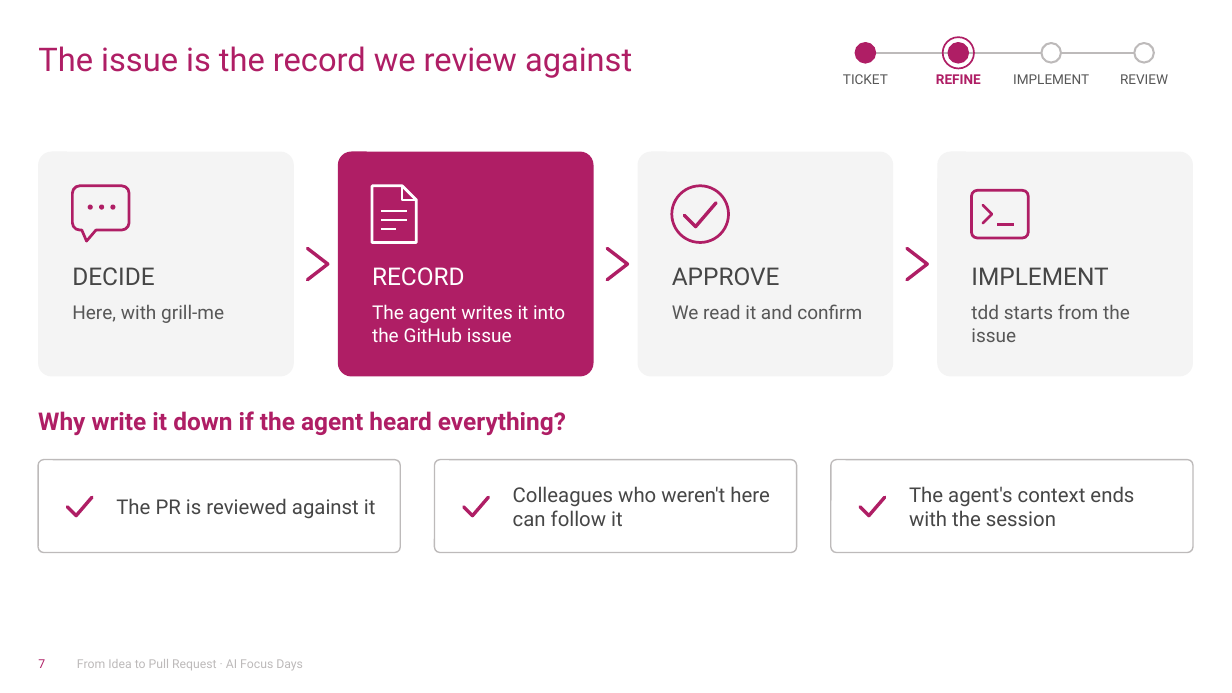
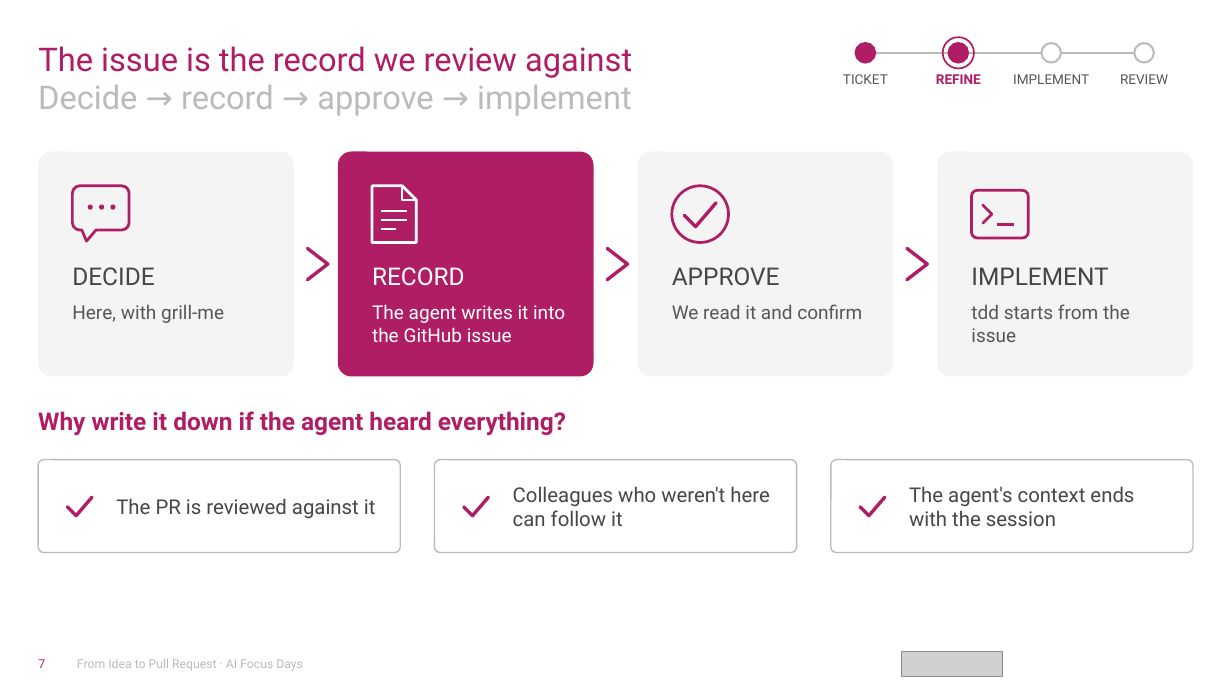
Before and after one commit to jasperfue/travel-ready, a slide deck: slide 7 of workshop/From Idea to Pull Request.pptx. Drawn at 1232x693 pixels with LibreOffice and Linux fonts; fonts in the diff are those of the drawing; grey boxes stand for pictures; background and template pictures are left out. Boxes give left, top, right and bottom in pixels: in the first picture for what was removed or moved away, otherwise in the second. Text is boxed around its words. In the diff, an @@ line names an element or a change of style, - is before the commit and + after.

Commit message:
Add a further-reading slide to the workshop deck
Link resources on AI-native SDLCs, spec-driven development, and review workflows. Update the
facilitator guide and participant README to match.

```diff
--- a/workshop/From Idea to Pull Request.pptx
+++ b/workshop/From Idea to Pull Request.pptx
@@ text added at (x1=38, y1=85, x2=632, y2=116), 24 pt, text #BDBABA @@
+Decide → record → approve → implement
@@ picture added at (x1=902, y1=651, x2=1002, y2=677) @@
```
Also in this commit, not shown: 23 other slides changed, 1 slide added, 4 other files.
